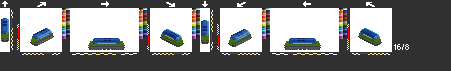
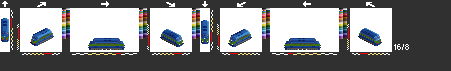
Comparing the layer stacks of the two 451x71 images. Changes:
showed "light" over (x1=2, y1=36, x2=381, y2=45)
added layer "cfl1" above "strabag2" over (x1=1, y1=34, x2=381, y2=46)
hid "strabag2" over (x1=1, y1=34, x2=381, y2=50)
